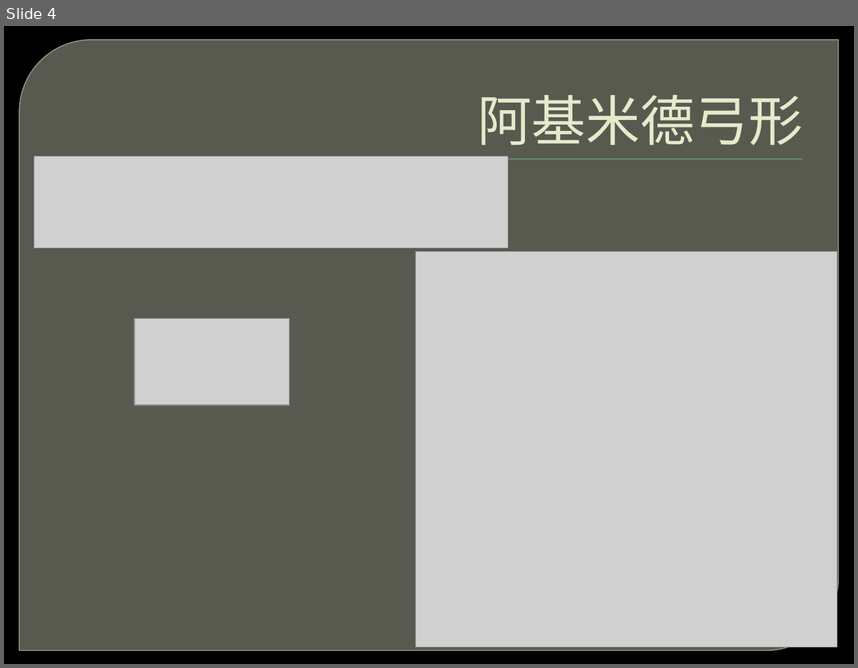
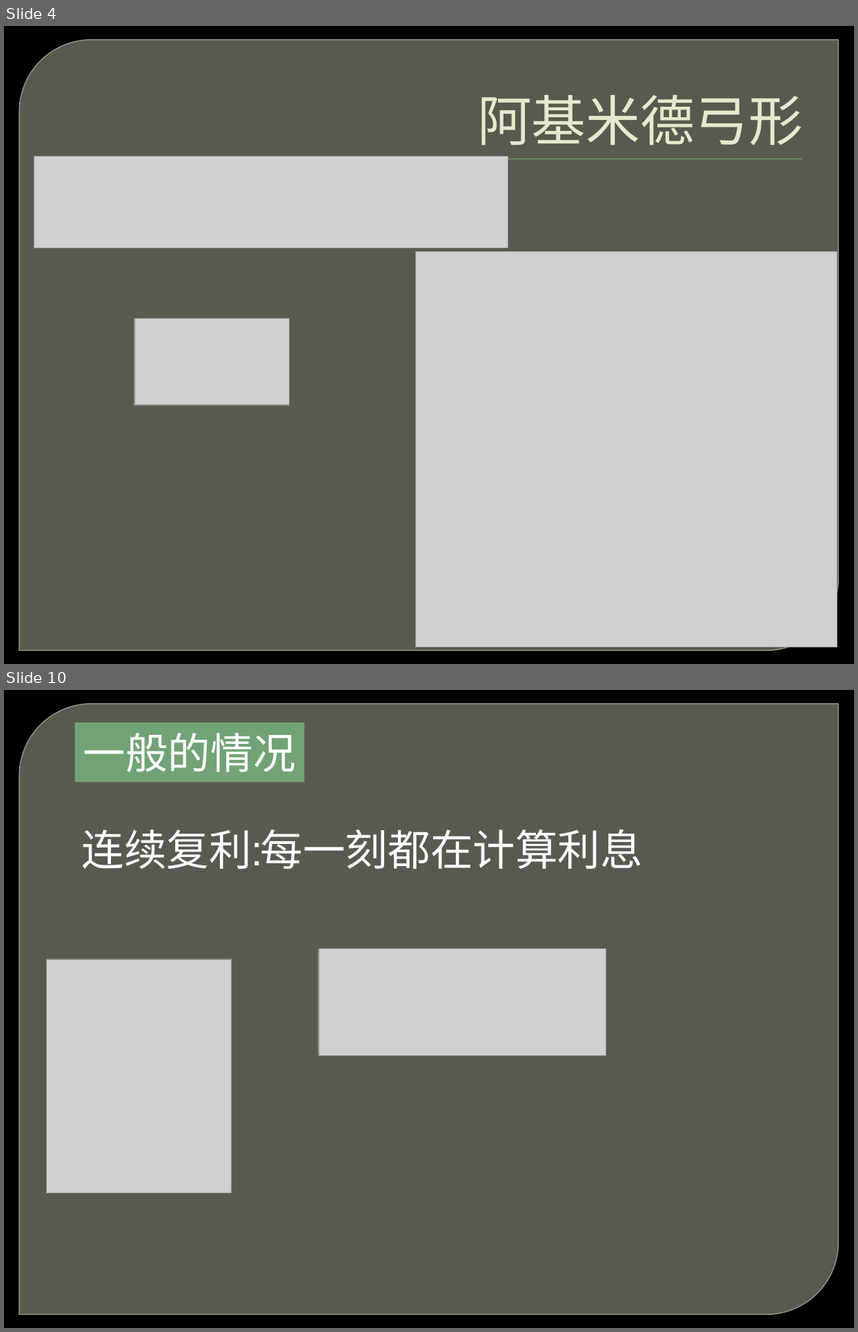
Before and after one commit to liu6tot/Coursera-LNU, a slide deck: 2015-第八讲.pptx. Shown one above the other, each under a label of ours: slide 4 before the commit, slides 4 and 10 after it; the slides between them are not shown. The pictures are 858x668 and 858x1332 pixels, drawn with LibreOffice and Linux fonts; fonts in the diff are those of the drawing; grey boxes stand for pictures; background and template pictures are left out. Boxes give left, top, right and bottom in pixels: in the first picture for what was removed or moved away, otherwise in the second. Text is boxed around its words. In the diff, an @@ line names an element or a change of style, - is before the commit and + after.

```diff
--- a/2015-第八讲.pptx
+++ b/2015-第八讲.pptx
@@ slide 10 added at (4, 690, 854, 1328), background picture (left out); not listed: 1 template element that a slide beside it also shows @@
@@ rectangle added at (74, 722, 304, 782), fill #72A376, 36 pt, text #FFFFFF @@
+一般的情况
@@ text added at (82, 829, 643, 869), 36 pt, text #FFFFFF @@
+连续复利:每一刻都在计算利息
@@ picture added at (319, 949, 606, 1056) @@
@@ picture added at (47, 960, 232, 1193) @@
```
Also in this commit, not shown: 1 slide changed, 19 other slides added.
